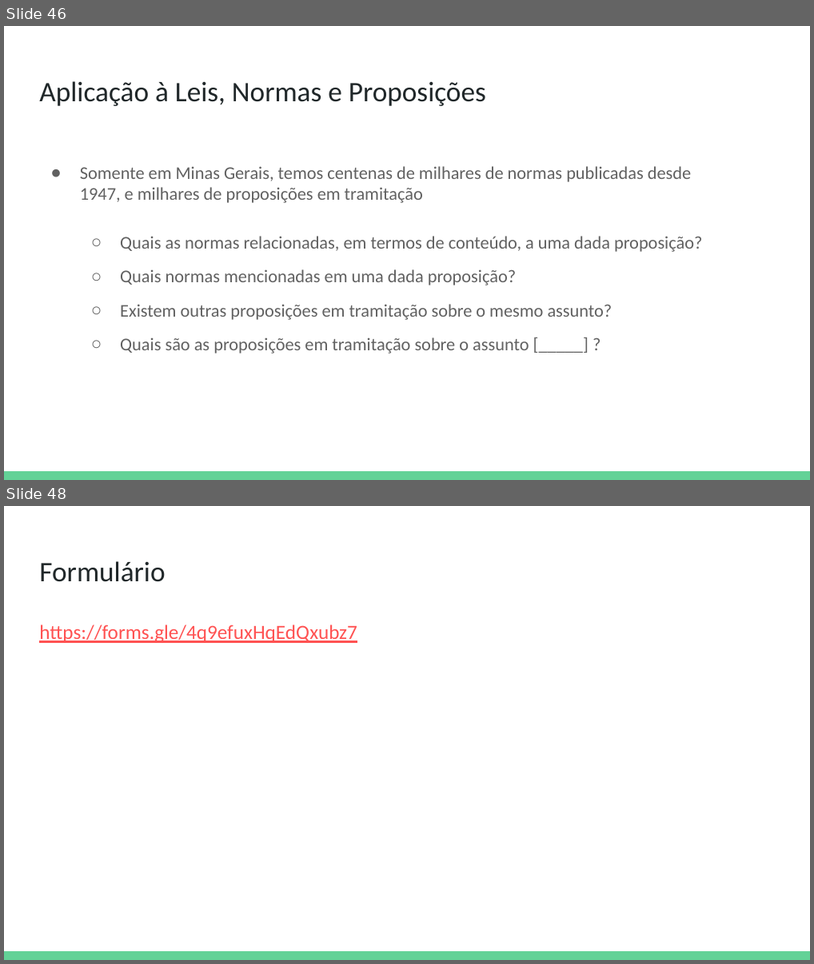
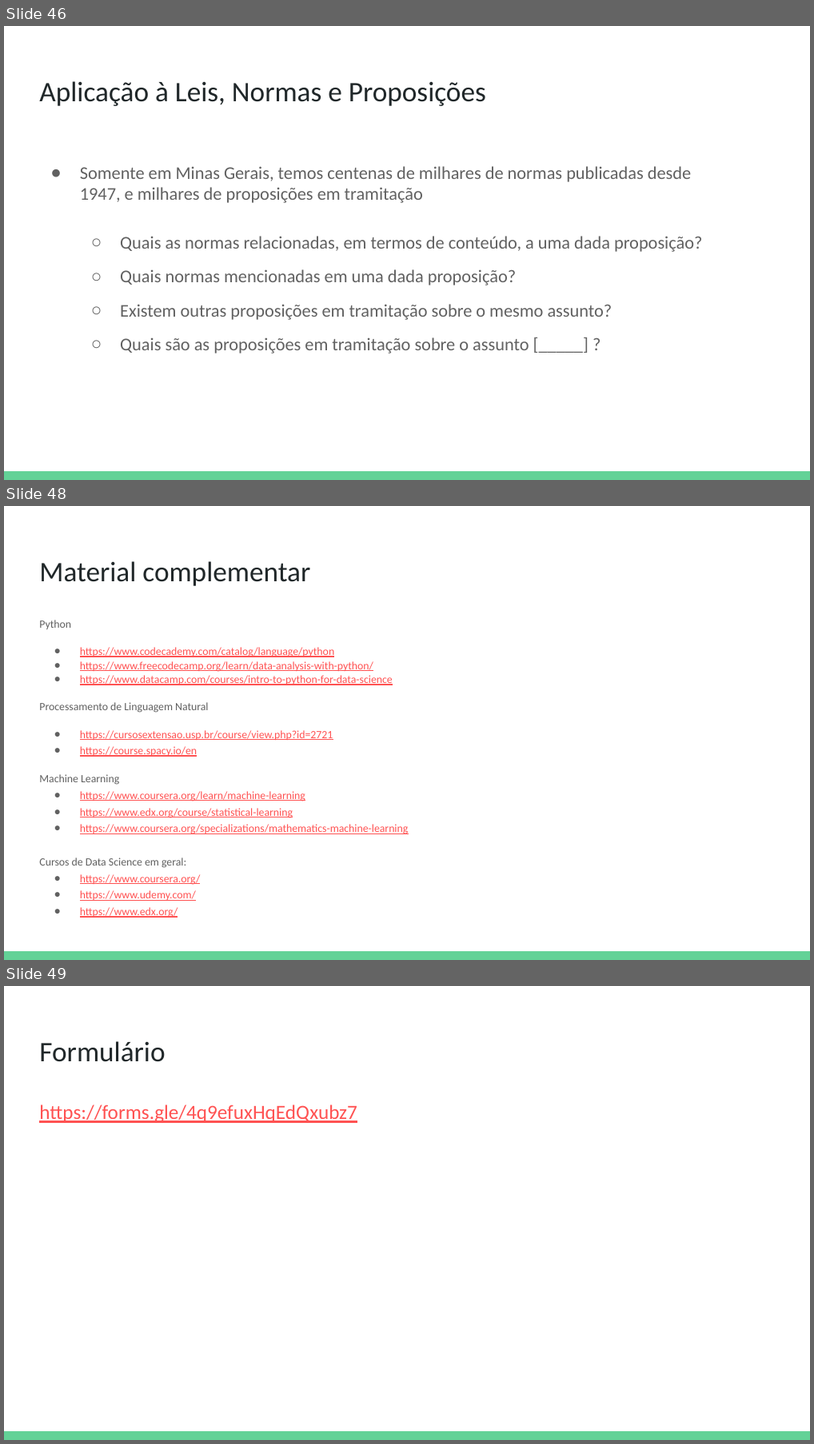
Before and after one commit to samuelbarbosaa/oficina_nlp, a slide deck: 02-Aula-01.pptx. Shown one above the other, each under a label of ours: slides 46 and 48 before the commit, slides 46, 48 and 49 after it; the slides between them are not shown. The pictures are 814x964 and 814x1444 pixels, drawn with LibreOffice and Linux fonts; fonts in the diff are those of the drawing. Boxes give left, top, right and bottom in pixels: in the first picture for what was removed or moved away, otherwise in the second. Text is boxed around its words. In the diff, an @@ line names an element or a change of style, - is before the commit and + after.

```diff
--- a/02-Aula-01.pptx
+++ b/02-Aula-01.pptx
@@ slide 48 added at [4, 506, 810, 960], background #FFFFFF; not listed: 1 template element that a slide beside it also shows @@
@@ title added at [39, 561, 310, 586], 25.2 pt, text #202729 @@
+Material complementar
@@ text added at [39, 620, 409, 917], 9.9 pt, text #FF5252, underline @@
+Python
+● https://www.codecademy.com/catalog/language/python
+● https://www.freecodecamp.org/learn/data-analysis-with-python/
+● https://www.datacamp.com/courses/intro-to-python-for-data-science
+Processamento de Linguagem Natural
+● https://cursosextensao.usp.br/course/view.php?id=2721
+● https://course.spacy.io/en
+Machine Learning
+● https://www.coursera.org/learn/machine-learning
+● https://www.edx.org/course/statistical-learning
+● https://www.coursera.org/specializations/mathematics-machine-learning
+Cursos de Data Science em geral:
+● https://www.coursera.org/
+● https://www.udemy.com/
+● https://www.edx.org/
@@ what was slide 48 is now slide 49 @@
```
Also in this commit, not shown: 1 slide changed, 7 other files.
